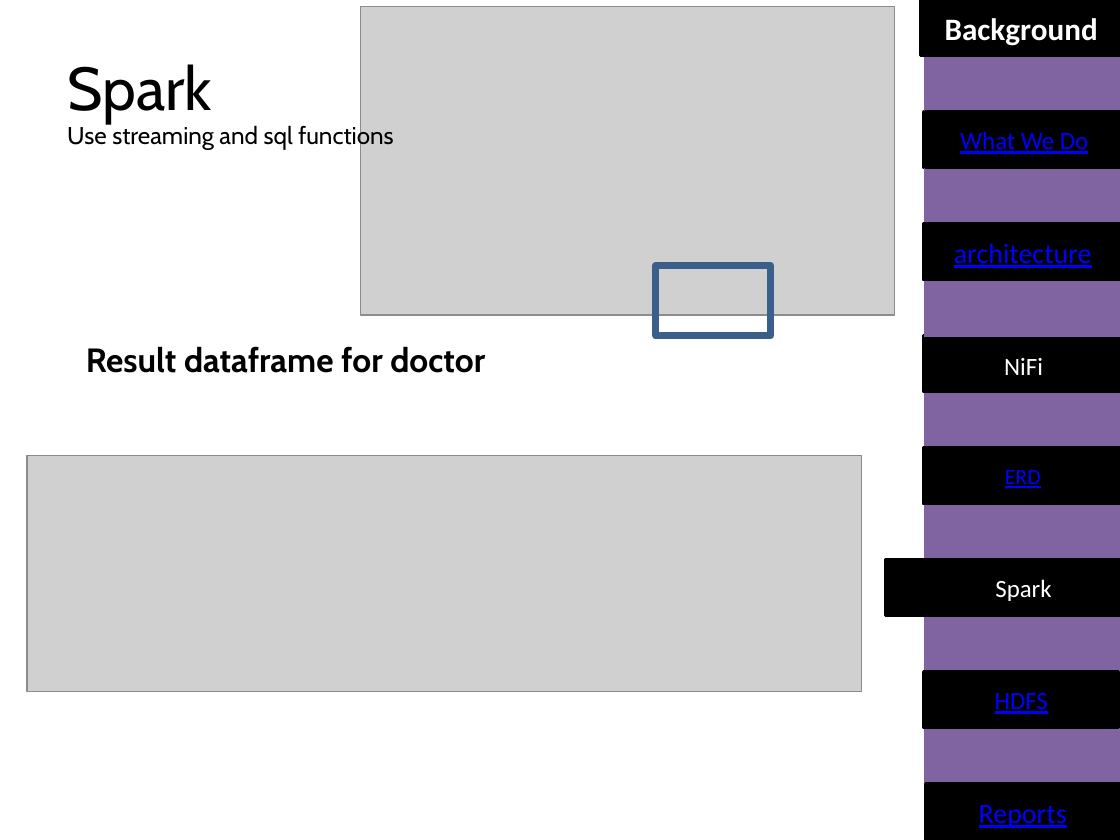
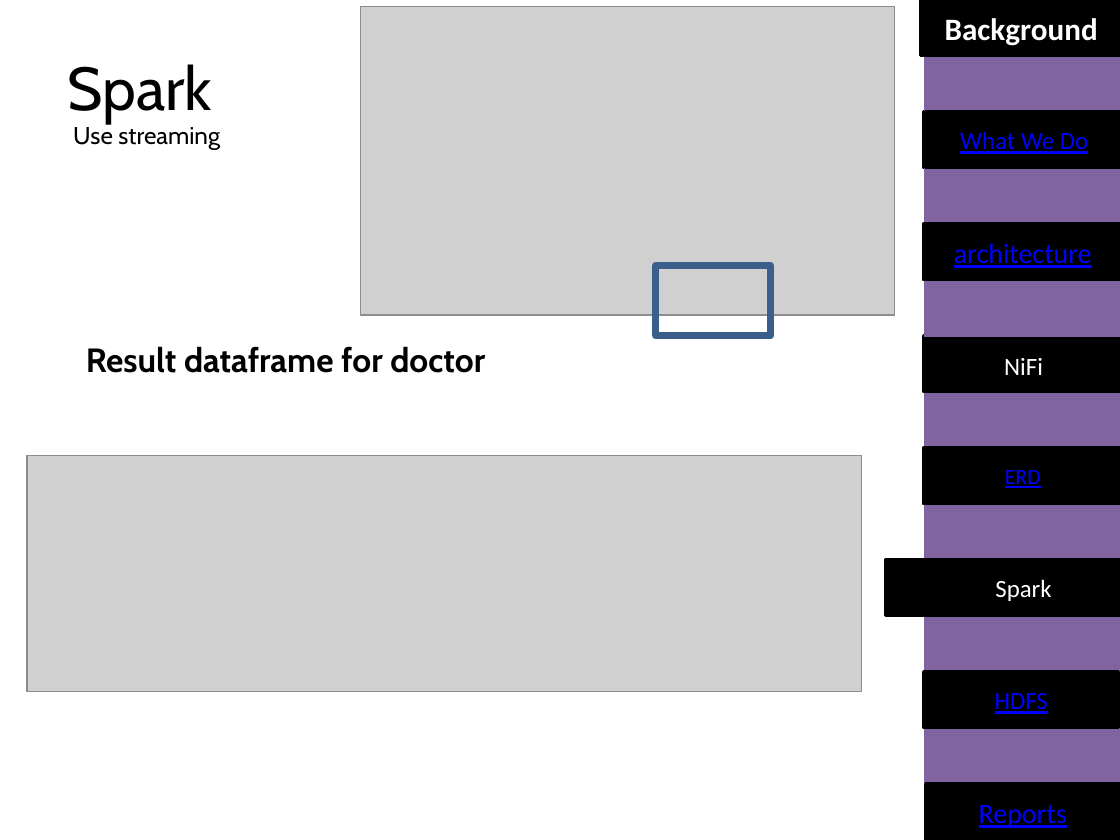
Before and after one commit to katkovOlga/nayaProject, a slide deck: slide 18 of FinalProjectLast.pptx. Drawn at 1120x840 pixels with LibreOffice and Linux fonts; fonts in the diff are those of the drawing; grey boxes stand for pictures. Boxes give left, top, right and bottom in pixels: in the first picture for what was removed or moved away, otherwise in the second. Text is boxed around its words. In the diff, an @@ line names an element or a change of style, - is before the commit and + after.

```diff
--- a/FinalProjectLast.pptx
+++ b/FinalProjectLast.pptx
@@ text at bbox=[73, 123, 220, 150]: text changed @@
-Use streaming and sql functions
+Use streaming
```
Also in this commit, not shown: 21 other slides changed, 3 slides added, 2 slides removed.
